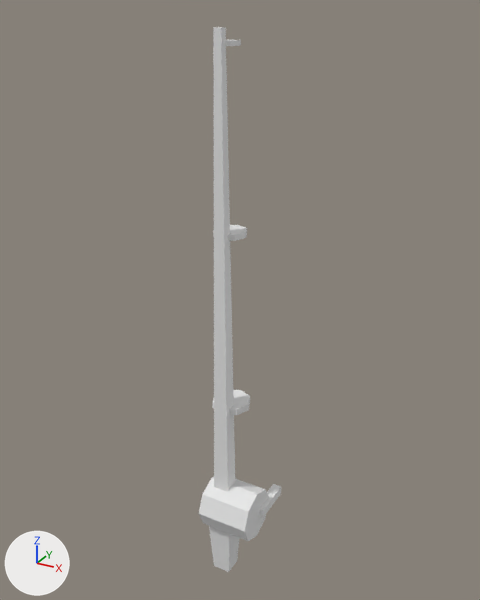
Renders of the Blender file assets/blender/items/fishing_pole/fishing_pole.blend from each side of a commit.
Camera for both pictures: a 50 mm camera at (1.045, -1.779, 2.075) aimed at (0.017, 0.09, 1.14). The axes (+X, +Y, +Z) are drawn at lower left. The lights are the same throughout. The older version comes first.
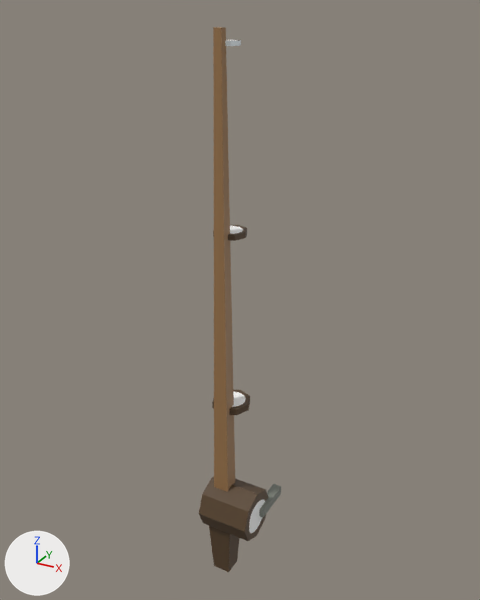
Where the newer file only moved an object's origin or applied its transform, the numbers keep the older frame.

Pixel boxes [x1, y1, x2, y2] of what changed, in the pictures (480 x 600 px; the box of a moved part takes in the faces that stretch with it):
'Cube', recoloured, surface changed (white to brown)
    both: [209, 27, 239, 572]
'Cylinder', recoloured (white to brown)
    both: [199, 477, 268, 541]
'Cube.001', recoloured, surface changed (white to grey)
    both: [259, 484, 281, 518]
'Cylinder.002', recoloured, surface changed (white to brown)
    both: [213, 225, 247, 241]
part 2 of me_cylinder_001, moved or reshaped
    both: [212, 400, 250, 415]
part 3 of me_cylinder_001, recoloured
    both: [213, 390, 250, 409]
part 5 of me_cylinder_003, surface changed
    both: [225, 40, 241, 46]

The change, as a diff of the scene's bpy script:
```diff
--- a/assets/blender/items/fishing_pole/fishing_pole.blend.py
+++ b/assets/blender/items/fishing_pole/fishing_pole.blend.py
@@ img_pole @@
+img_pole = load_image('Pole', '_unpacked/Pole', 512, 512, 'sRGB')
@@ mat_material_001 @@
+mat_material_001 = principled_material('Material.001')
+mat_material_001.texture = img_pole
@@ me_cube_001 @@
 me_cube_001.from_pydata(...)  # 16 vertices, 14 faces; spans x -0.5..0.5, y -0.5..0.5, z -10.0..10.2
 # used by ob_cube; location = (0.0, 0.0, 1.0); scale = (0.1, 0.1, 0.1)
+# me_cube_001 part 1: texture (UV) coordinates of 14 of 14 faces, centred in x -0.4..0.4, y -0.4..0.4, z -10.0..10.2, changed; they spanned u 0.12..0.88, v 0.0..1.0 and now span u 0.01..0.86, v 0.01..0.99
+me_cube_001.materials.append(mat_material_001)  # picture img_pole
@@ me_cylinder @@
 me_cylinder.from_pydata(...)  # 16 vertices, 10 faces; spans x -1.0..1.0, y -1.0..1.0, z -1.0..1.0
+me_cylinder.materials.append(mat_material_001)  # picture img_pole
@@ me_cylinder_001 @@
 # used by ob_cylinder_001; location = (0.0, 0.056, 0.737); scale = (0.0726, 0.0726, 0.0124)
-me_cylinder_001.from_pydata(...)  # 16 vertices, 10 faces; spans x -1.0..1.0, y -1.0..1.0, z -1.0..1.0
+me_cylinder_001.from_pydata(...)  # 24 vertices, 10 faces; spans x -1.0..1.0, y -1.0..1.0, z -1.0..1.0
+# me_cylinder_001 part 2
+# 9 faces are deleted
+# 8 vertices are added at x -0.85..0.85, y -0.85..0.85, z -1.0
+# 9 new faces join them
+# me_cylinder_001 part 3: 1 face spanning x -1.0..1.0, y -1.0..1.0, z 1.0 switches from no material to mat_material_001 (picture img_pole)
+me_cylinder_001.materials.append(mat_material_001)  # picture img_pole
@@ me_cylinder_002 @@
 me_cylinder_002.from_pydata(...)  # 16 vertices, 10 faces; spans x -1.0..1.0, y -1.0..1.0, z -1.0..1.0
 # used by ob_cylinder_002; location = (0.0, 0.055, 1.394); scale = (0.0581, 0.0581, 0.00995)
+# me_cylinder_002 part 4: texture (UV) coordinates of 10 of 10 faces, centred in x -0.85..0.85, y -0.85..0.85, z -1.0..1.0, changed; they spanned u 0.0..1.0, v 0.01..1.0 and now span u 0.59..0.91, v 0.01..0.91
+me_cylinder_002.materials.append(mat_material_001)  # picture img_pole
@@ me_cylinder_003 @@
 me_cylinder_003.from_pydata(...)  # 16 vertices, 10 faces; spans x -1.0..1.0, y -1.0..1.0, z -1.0..1.0
 # used by ob_cylinder_003; location = (0.0, 0.045, 1.981); scale = (0.0407, 0.0407, 0.00697)
+# me_cylinder_003 part 5: texture (UV) coordinates of 10 of 10 faces, centred in x -0.85..0.85, y -0.85..0.85, z -1.0..1.0, changed; they spanned u 0.0..1.0, v 0.01..1.0 and now span u 0.68..0.91, v 0.17..0.98
+me_cylinder_003.materials.append(mat_material_001)  # picture img_pole
@@ me_cube_003 @@
 me_cube_003.from_pydata(...)  # 8 vertices, 6 faces; spans x -1.0..1.0, y -1.0..1.0, z -1.0..1.0
 # used by ob_cube_001; location = (0.14, 0.098, 0.305); scale = (0.0176, 0.0794, 0.0176)
+# me_cube_003 part 6: texture (UV) coordinates of 6 of 6 faces, centred in x -1.0..1.0, y -1.0..1.0, z -1.0..1.0, changed; they spanned u 0.12..0.88, v 0.0..1.0 and now span u 0.59..0.87, v 0.01..0.75
+me_cube_003.materials.append(mat_material_001)  # picture img_pole
```
